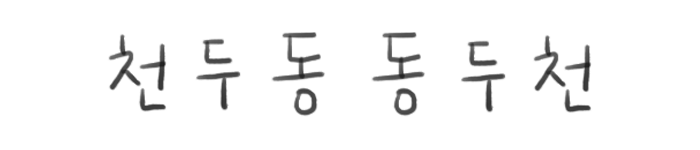
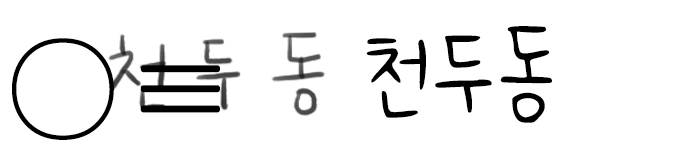
Comparing the layer stacks of the two w=700, h=150 images. Changes:
added layer "○≡" above "천두동" over [12, 38, 220, 140]
added layer "천두동" (1st of 5) above "천두동" over [366, 26, 552, 123]
hid "동두천 복사 2" over [371, 32, 592, 117]
showed "레이어 2" over [12, 26, 592, 140]
